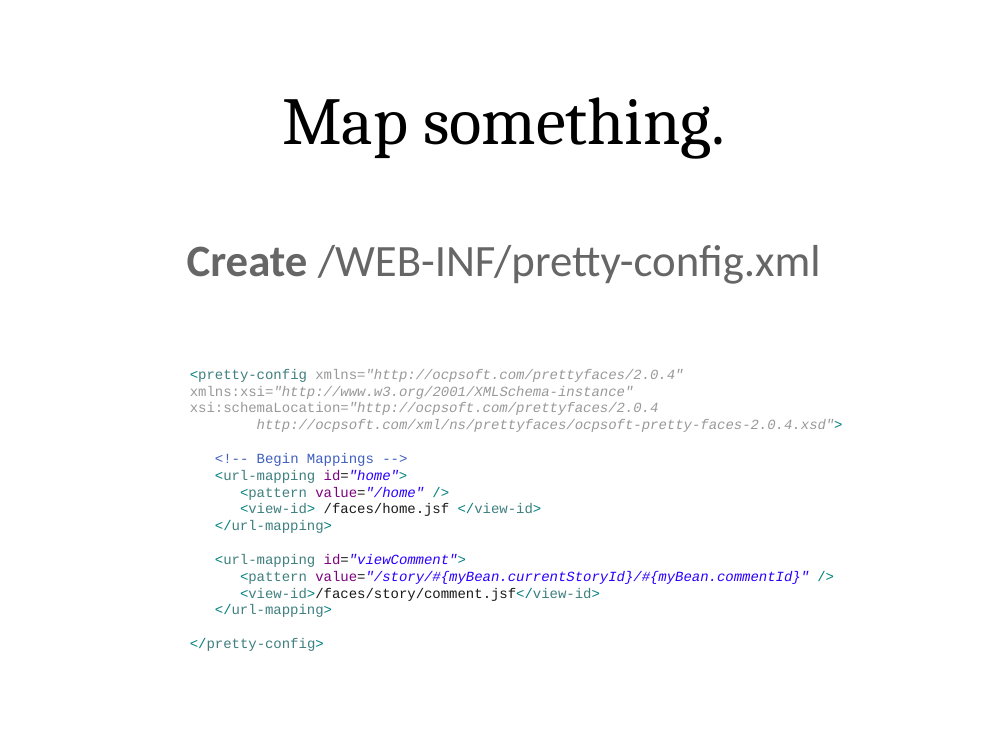
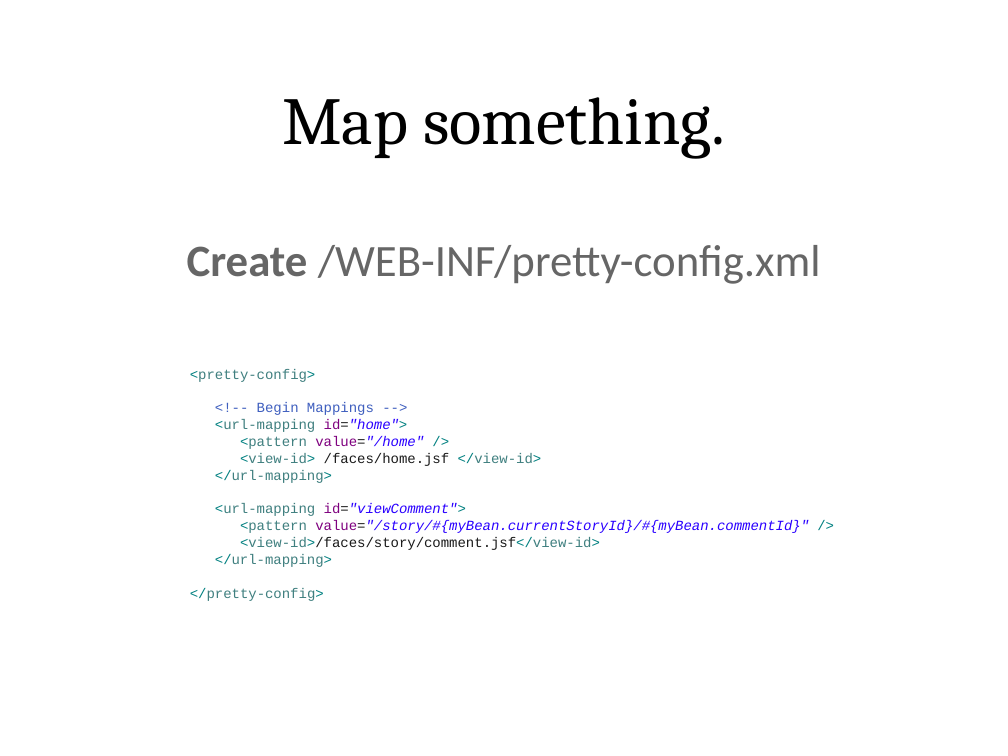
Before and after one commit to lincolnthree/talks, a slide deck: slide 79 of 2011_Beautiful_Java_EE_JAXConf.odp (slide 76 before the commit). Drawn at 1008x756 pixels with LibreOffice and Linux fonts; fonts in the diff are those of the drawing. Boxes give left, top, right and bottom in pixels: in the first picture for what was removed or moved away, otherwise in the second. Text is boxed around its words. In the diff, an @@ line names an element or a change of style, - is before the commit and + after.

```diff
--- a/2011_Beautiful_Java_EE_JAXConf.odp
+++ b/2011_Beautiful_Java_EE_JAXConf.odp
@@ text at bbox=[190, 369, 316, 382]: text changed; text colour #999999 to #3F7F7F; italic off @@
-<pretty-config xmlns="http://ocpsoft.com/prettyfaces/2.0.4"
-xmlns:xsi="http://www.w3.org/2001/XMLSchema-instance"
-xsi:schemaLocation="http://ocpsoft.com/prettyfaces/2.0.4
-http://ocpsoft.com/xml/ns/prettyfaces/ocpsoft-pretty-faces-2.0.4.xsd">
+<pretty-config>
```
Also in this commit, not shown: 38 other slides changed, 4 slides added, 1 slide removed.
